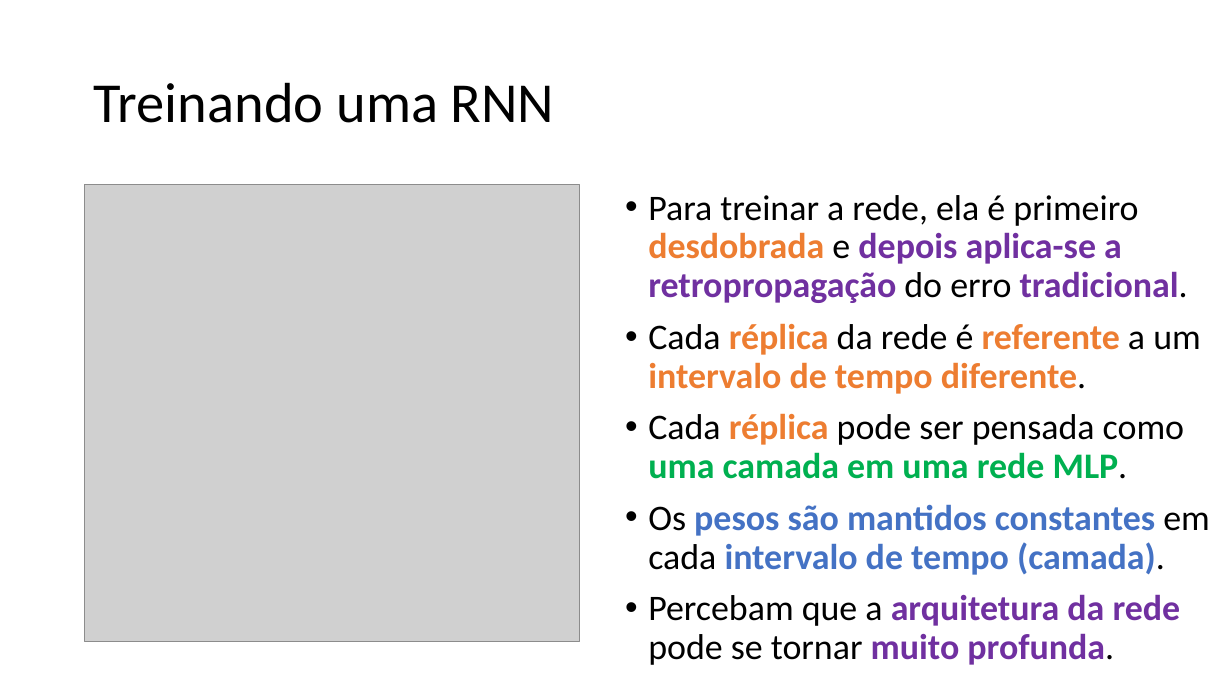
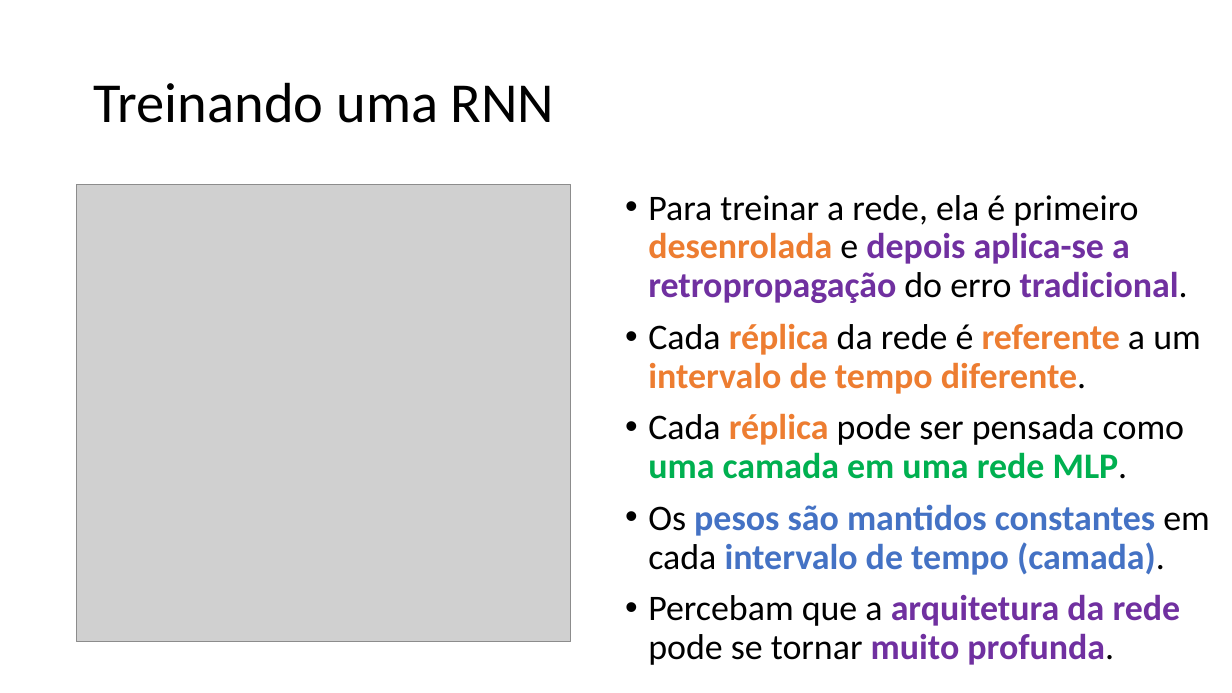
Before and after one commit to zz4fap/c24_inteligencia_artificial, a slide deck: slide 23 of slides/C24_RNN.pptx (slide 20 before the commit). Drawn at 1232x693 pixels with LibreOffice and Linux fonts; fonts in the diff are those of the drawing; grey boxes stand for pictures. Boxes give left, top, right and bottom in pixels: in the first picture for what was removed or moved away, otherwise in the second. Text is boxed around its words. In the diff, an @@ line names an element or a change of style, - is before the commit and + after.

```diff
--- a/slides/C24_RNN.pptx
+++ b/slides/C24_RNN.pptx
@@ picture: place and size @@
-picture at bbox=[85, 185, 579, 642]
+picture at bbox=[76, 185, 570, 642]
@@ text at bbox=[648, 195, 1188, 303]: text changed @@
-• Para treinar a rede, ela é primeiro desdobrada e depois aplica-se a retropropagação do erro tradicional.
+• Para treinar a rede, ela é primeiro desenrolada e depois aplica-se a retropropagação do erro tradicional.
```
Also in this commit, not shown: 6 other slides changed, 5 slides added, 2 slides removed.
